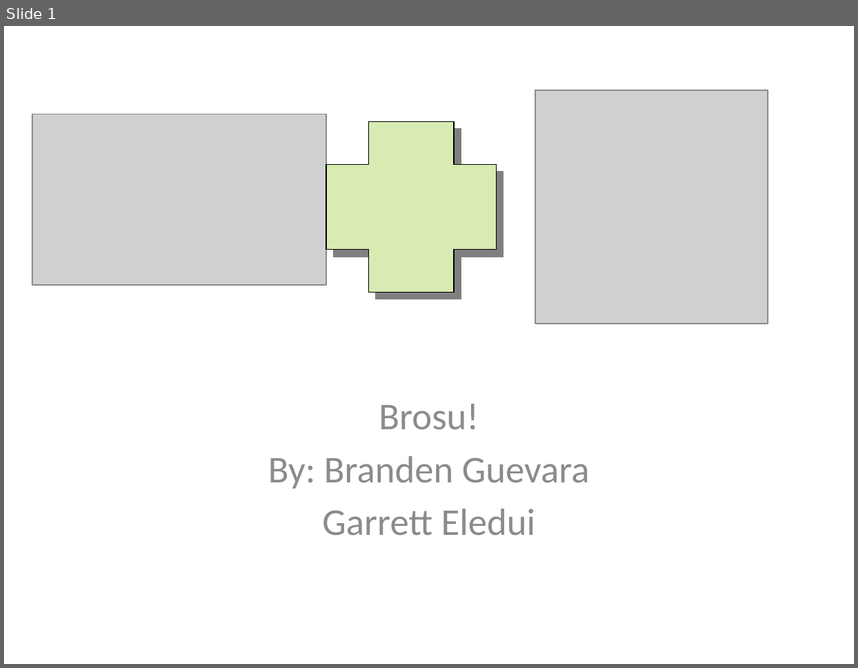
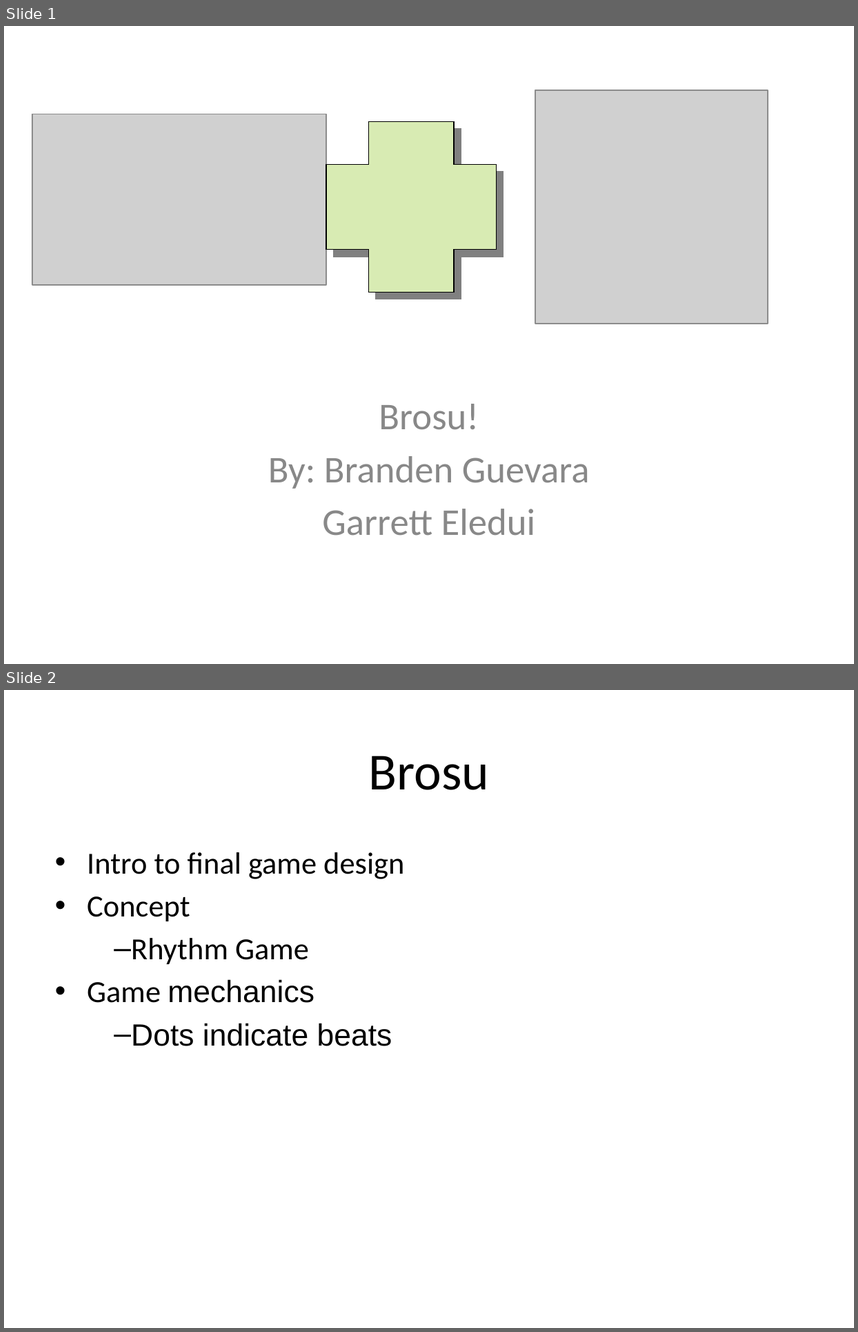
Before and after one commit to bredg95/LuaProjects, a slide deck: GuevEledProject/Brosu.pptx. Shown one above the other, each under a label of ours: slide 1 before the commit, slides 1 and 2 after it. The pictures are 858x668 and 858x1332 pixels, drawn with LibreOffice and Linux fonts; fonts in the diff are those of the drawing; grey boxes stand for pictures. Boxes give left, top, right and bottom in pixels: in the first picture for what was removed or moved away, otherwise in the second. Text is boxed around its words. In the diff, an @@ line names an element or a change of style, - is before the commit and + after.

```diff
--- a/GuevEledProject/Brosu.pptx
+++ b/GuevEledProject/Brosu.pptx
@@ slide 2 added at (x1=4, y1=690, x2=854, y2=1328), background #FFFFFF @@
@@ title added at (x1=369, y1=756, x2=489, y2=790), 44 pt, text #000000 @@
+Brosu
@@ text added at (x1=87, y1=852, x2=404, y2=1046), 26 pt, text #000000 @@
+• Intro to final game design
+• Concept
+  – Rhythm Game
+• Game mechanics
+  – Dots indicate beats
```
Also in this commit, not shown: 2 other slides changed, 2 other slides added, 7 slides removed, 1 other file.
